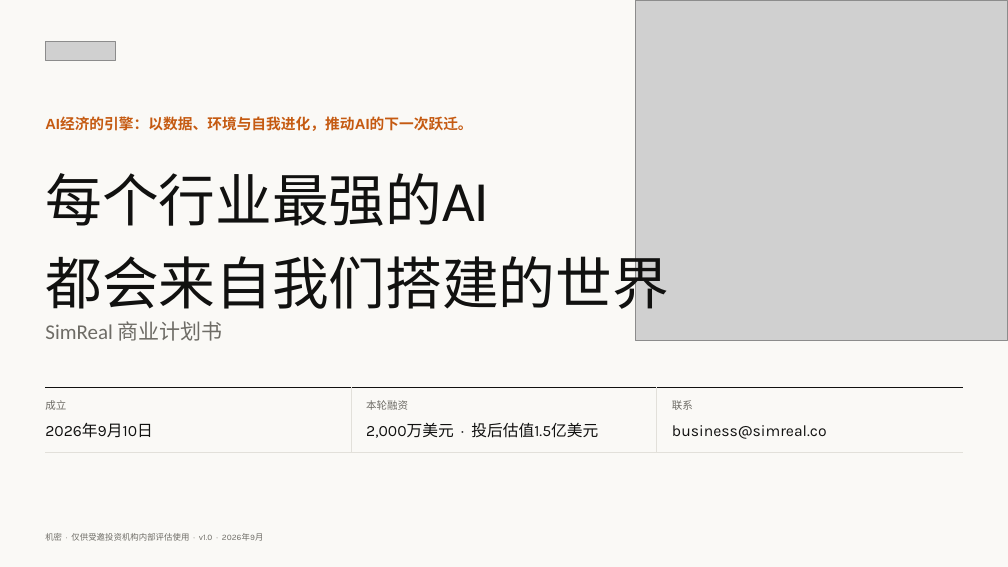
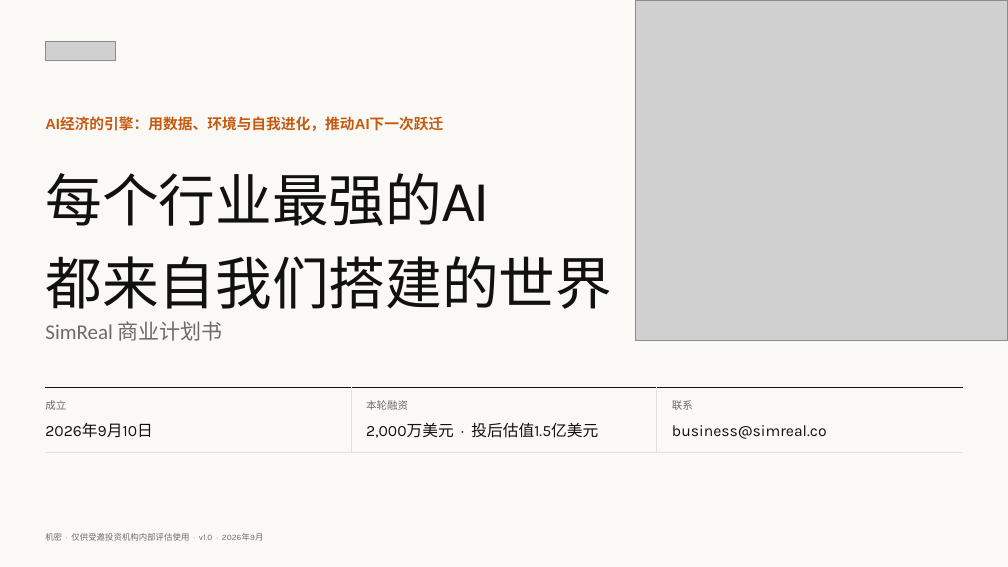
Before and after one commit to wangchen0802/Delta1, a slide deck: slide 1 of SimReal-BP-v17.pptx. Drawn at 1008x567 pixels with LibreOffice and Linux fonts; fonts in the diff are those of the drawing; grey boxes stand for pictures. Boxes give left, top, right and bottom in pixels: in the first picture for what was removed or moved away, otherwise in the second. Text is boxed around its words. In the diff, an @@ line names an element or a change of style, - is before the commit and + after.

```diff
--- a/SimReal-BP-v17.pptx
+++ b/SimReal-BP-v17.pptx
@@ text at [45,117,443,131]: text changed @@
-AI经济的引擎：以数据、环境与自我进化，推动AI的下一次跃迁。
+AI经济的引擎：用数据、环境与自我进化，推动AI下一次跃迁
@@ text at [45,256,612,309]: text changed @@
-都会来自我们搭建的世界
+都来自我们搭建的世界
```
Also in this commit, not shown: 17 other slides changed, 2 other files.
